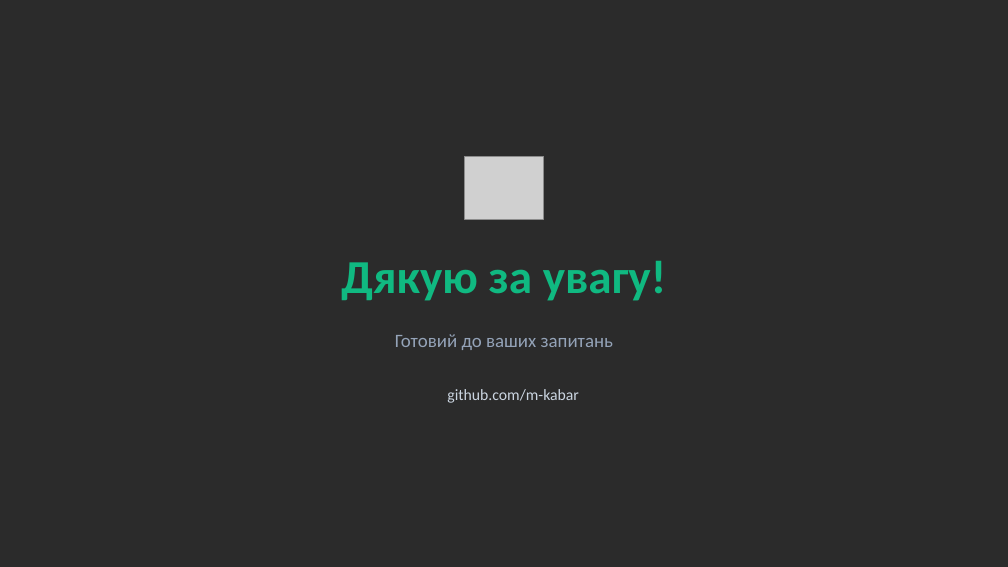
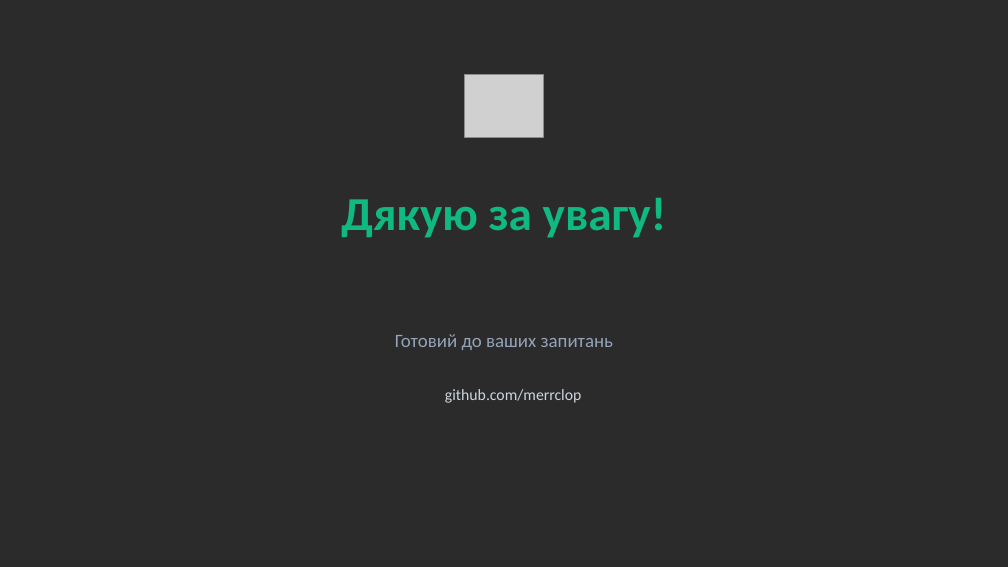
Before and after one commit to merrclop/Training-practice-No.-2-OOP, a slide deck: slide 12 of presentation.pptx. Drawn at 1008x567 pixels with LibreOffice and Linux fonts; fonts in the diff are those of the drawing; grey boxes stand for pictures; background and template pictures are left out; a plain dark background stands for a picture behind light text. Boxes give left, top, right and bottom in pixels: in the first picture for what was removed or moved away, otherwise in the second. Text is boxed around its words. In the diff, an @@ line names an element or a change of style, - is before the commit and + after.

Commit message:
add:presentation.pttx

```diff
--- a/presentation.pptx
+++ b/presentation.pptx
@@ picture: place and size @@
-picture at <box>465,156,544,219</box>
+picture at <box>465,75,544,138</box>
@@ text "Дякую за увагу!": place and size @@
-text "Дякую за увагу!" at <box>341,261,666,301</box>
+text "Дякую за увагу!" at <box>341,198,666,238</box>
@@ text at <box>445,389,581,403</box>: text changed @@
-github.com/m-kabar
+github.com/merrclop
```
Also in this commit, not shown: 4 other slides changed, 1 slide removed.
